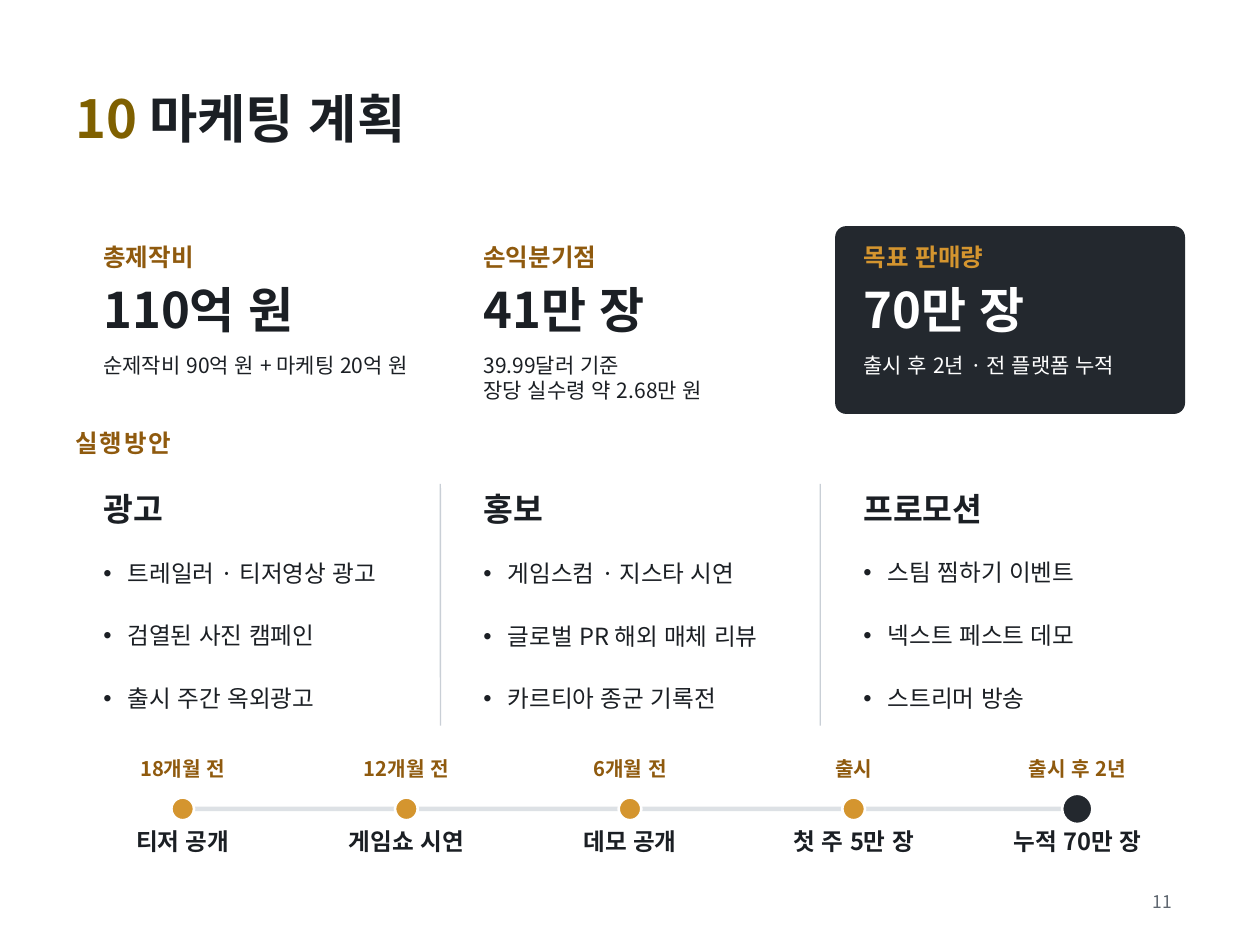
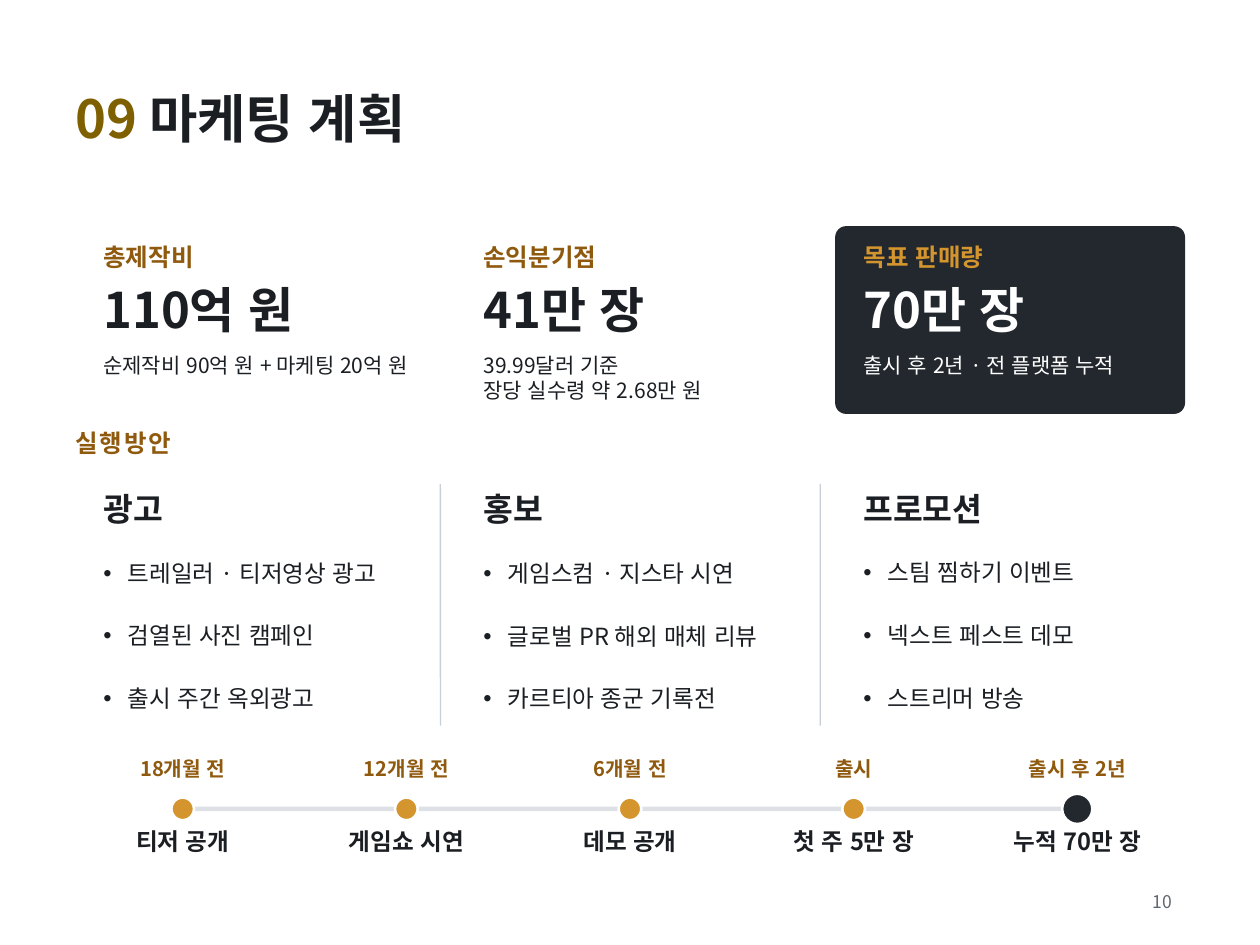
Before and after one commit to golgold/unitybasic, a slide deck: slide 10 of 기획/김민우_게임_FRAME UNDER FIRE.pptx (slide 11 before the commit). Drawn at 1260x945 pixels with LibreOffice and Linux fonts; fonts in the diff are those of the drawing. Boxes give left, top, right and bottom in pixels: in the first picture for what was removed or moved away, otherwise in the second. Text is boxed around its words. In the diff, an @@ line names an element or a change of style, - is before the commit and + after.

```diff
--- a/기획/김민우_게임_FRAME UNDER FIRE.pptx
+++ b/기획/김민우_게임_FRAME UNDER FIRE.pptx
@@ title at (x1=76, y1=93, x2=406, y2=143): text changed @@
-10 마케팅 계획
+09 마케팅 계획
@@ page number at (x1=1153, y1=895, x2=1172, y2=908): text changed @@
-11
+10
```
Also in this commit, not shown: 7 other slides changed, 1 slide removed, 1 other file.
